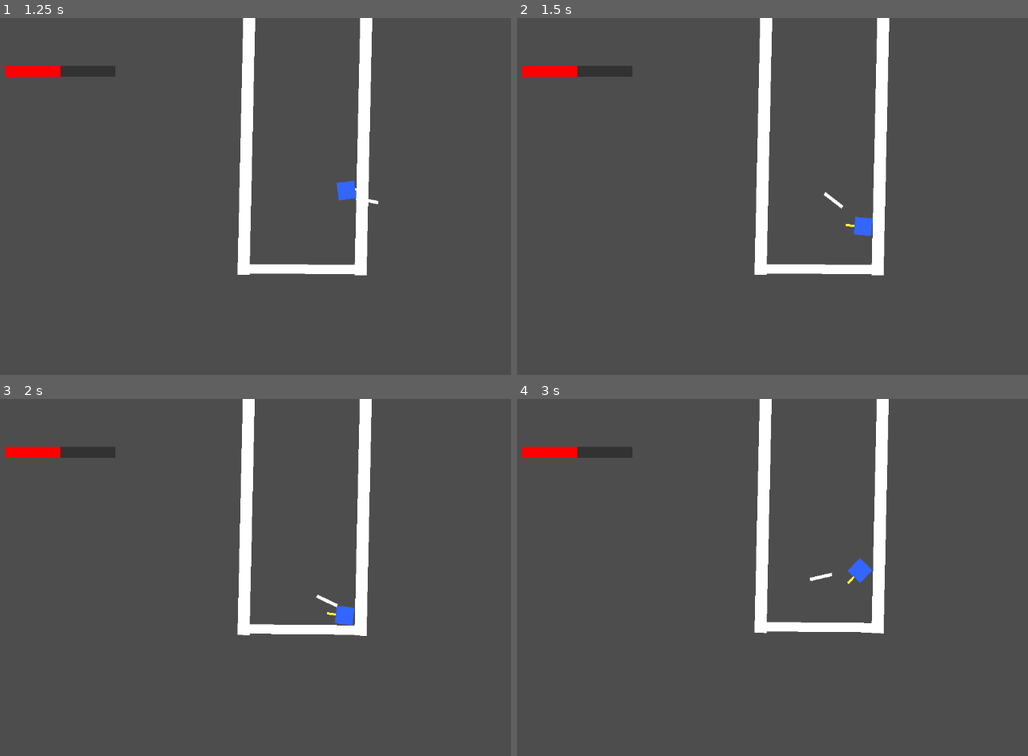
Above: before the commit, frames 1-4 (two rows, left to right).
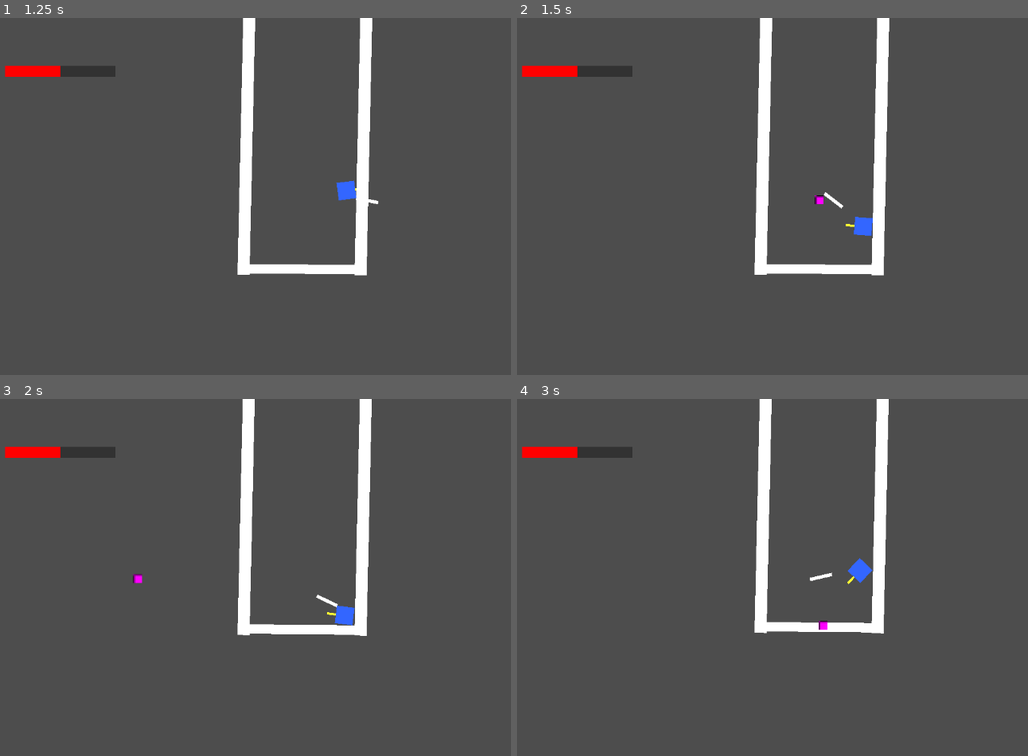
Above: after the commit, the same moments.

Repository: chimoochi/flash-fire
Game: Godot game, scene res://workspace.tscn
Same seed, same stepped clock (60 frames per second), same inputs: the game is played once before the commit and once after it.
Inputs (mouse positions are in pixels of both pictures, inside the frame that each line leads up to):
- Up to frame 1 (1.25 s): tap Enter at 0.5 s; move the mouse to (439, 178) at 0.52 s; hold D (MoveRight) from 0.53 s (still down); tap Shift (Dash) at 0.6 s
- Up to frame 2 (1.5 s): move the mouse to (690, 214) at 1.27 s; release D (MoveRight) at 1.28 s; hold S (MoveDown) from 1.28 s (still down); tap Space (shoot) at 1.35 s
- Up to frame 3 (2 s): keep holding S (MoveDown)
- Up to frame 4 (3 s): move the mouse to (879, 498) at 2.02 s; release S (MoveDown) at 2.03 s; hold D (MoveRight) 2.03-2.78 s; tap Shift (Dash) at 2.1 s; move the mouse to (787, 648) at 2.77 s; hold W (MoveUp) from 2.78 s (still down); tap Space (shoot) at 2.85 s

Frame 1 is identical in both runs. In frame 2, less than 0.1% of the frame differs, in the area x 58-60%, y 49-53%; in frame 3, less than 0.1%, in the area x 26-28%, y 48-52%; in frame 4, less than 0.1%.

Commit message:
add player throwable function

Diff:
--- a/GodotGame/player/player.gd
+++ b/GodotGame/player/player.gd
@@ -16,6 +16,8 @@
 const DASH_PUSH_FORCE = 4000.0
 const PLAYER_PUSH_RESISTANCE = 50.0
 const BULLET_SCENE = preload("res://player/bullet.tscn")
+const THROWABLE_SCENE = preload("res://projectiles/throwable.tscn")
+const THROW_SPEED = 600.0
 @onready var melee_pivot: Node2D = $MeleePivot
 @onready var weapon_visuals: Node2D = $MeleePivot/MeleeHitBox
 
@@ -148,6 +150,17 @@
 	bullet.global_position = global_position
 	bullet.rotation = rotation
 
+func _input(event: InputEvent) -> void:
+	if event is InputEventKey and event.pressed and not event.echo and event.keycode == KEY_SPACE:
+		throw_item()
+
+func throw_item() -> void:
+	var throwable = THROWABLE_SCENE.instantiate()
+	get_tree().root.add_child(throwable)
+	throwable.global_position = global_position
+	var direction = (get_global_mouse_position() - global_position).normalized()
+	throwable.velocity = direction * THROW_SPEED
+
 
 func attack() -> void:
 	var shoot_dir = Vector2.RIGHT.rotated(rotation)
--- /dev/null
+++ b/GodotGame/projectiles/throwable.gd
@@ -0,0 +1,6 @@
+extends Area2D
+
+var velocity: Vector2 = Vector2.ZERO
+
+func _physics_process(delta: float) -> void:
+	global_position += velocity * delta
--- a/GodotGame/projectiles/throwable.tscn
+++ b/GodotGame/projectiles/throwable.tscn
@@ -1,3 +1,18 @@
-[gd_scene format=3 uid="uid://drj0qm855ulw6"]
+[gd_scene load_steps=4 format=3 uid="uid://drj0qm855ulw6"]
 
-[node name="throwable" type="Node2D"]
+[ext_resource type="Script" path="res://projectiles/throwable.gd" id="1_script"]
+
+[sub_resource type="PlaceholderTexture2D" id="PlaceholderTexture2D_1"]
+size = Vector2(16, 16)
+
+[sub_resource type="CircleShape2D" id="CircleShape2D_1"]
+radius = 8.0
+
+[node name="Throwable" type="Area2D"]
+script = ExtResource("1_script")
+
+[node name="Sprite2D" type="Sprite2D" parent="."]
+texture = SubResource("PlaceholderTexture2D_1")
+
+[node name="CollisionShape2D" type="CollisionShape2D" parent="."]
+shape = SubResource("CircleShape2D_1")
Not shown, added: GodotGame/projectiles/throwable.gd.uid
